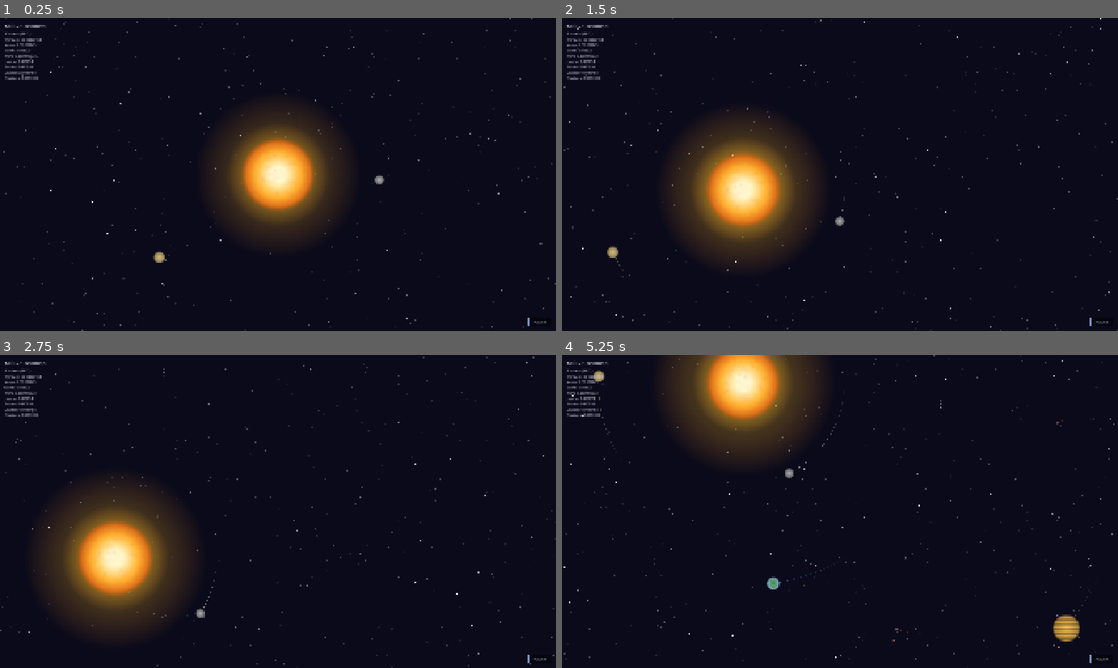
Above: before the commit, frames 1-4 (two rows, left to right).
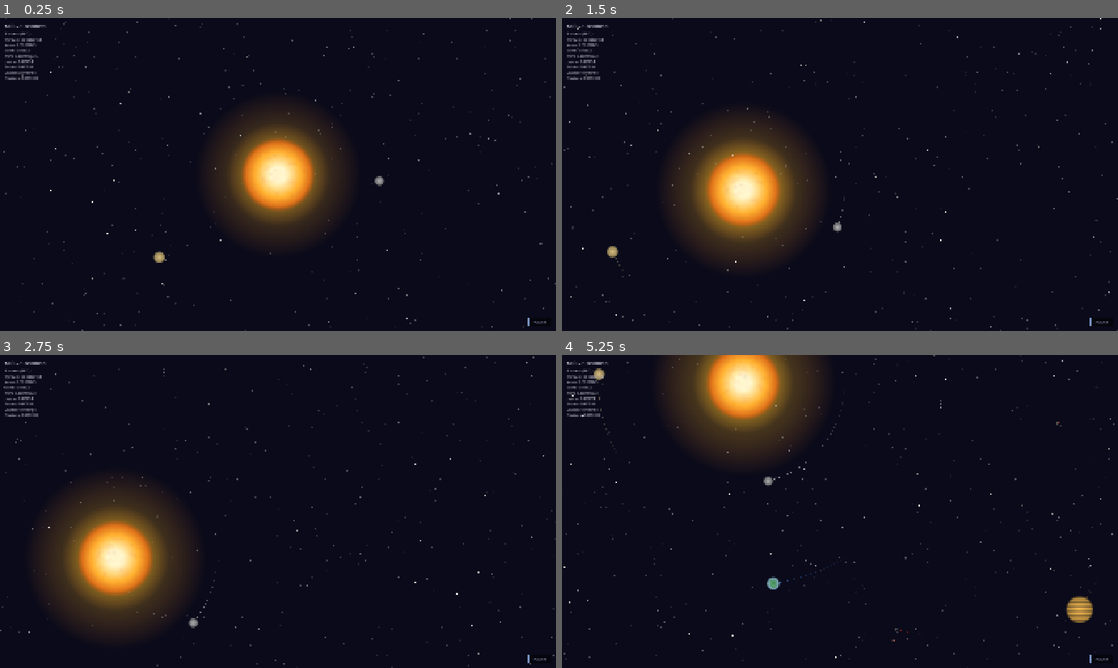
Above: after the commit, the same moments.

Repository: avantgardian/godot-space-idle
Game: Godot game, scene res://scenes/main.tscn
Two runs of this game, one before a commit and one after it. Both use one fixed random seed, a clock stepped at 60 frames per second and the inputs below.
Inputs (mouse positions are in pixels of both pictures, inside the frame that each line leads up to):
- Up to frame 1 (0.25 s): no input
- Up to frame 2 (1.5 s): tap Enter at 0.5 s; move the mouse to (962, 158) at 0.52 s; hold Right (ui_right) 0.53-1.25 s; tap L at 0.6 s; click (962, 158) at 0.67 s; drag from (728, 190) to (812, 237) at 1.27 s
- Up to frame 3 (2.75 s): move the mouse to (333, 442) at 2.02 s; hold Right (ui_right) from 2.03 s (still down); tap L at 2.1 s
- Up to frame 4 (5.25 s): release Right (ui_right) at 2.75 s; drag from (812, 574) to (673, 464) at 2.77 s; move the mouse to (1006, 558) at 3.52 s; hold Left (ui_left) 3.53-4.25 s; tap L at 3.6, 5.1 s; drag from (673, 464) to (756, 433) at 4.27 s; move the mouse to (867, 511) at 5.02 s; hold Down (ui_down) from 5.03 s (still down); click (867, 511) at 5.17 s

The runs differ from the first frame. In frame 1, less than 0.1% of the frame differs, in the area x 67-70%, y 50-54%; in frame 2, less than 0.1%; in frame 3, less than 0.1%; in frame 4, 0.8%, in the area x 5-96%, y 4-92%.

Commit message:
Adjust orbital periods to real proportional speeds (Earth=78s fixed)

Diff:
--- a/scripts/jupiter.gd
+++ b/scripts/jupiter.gd
@@ -2,11 +2,11 @@
 
 func _ready():
 	orbit_radius = 1400.0
-	orbit_period = 221.0
+	orbit_period = 355.0
 	start_angle = 0.5
 	mass = 9.54e-4
 	collision_radius = 50.0
-	_trail_max = 6630  # full orbit: 221s × 30 pts/s
+	_trail_max = 10650 # full orbit: 355s × 30 pts/s
 	_generate_texture()
 	_reset()
 
--- a/scripts/mars.gd
+++ b/scripts/mars.gd
@@ -2,11 +2,11 @@
 
 func _ready():
 	orbit_radius = 950.0
-	orbit_period = 123.0
+	orbit_period = 131.0
 	start_angle = 4.0
 	mass = 3.21e-7
 	collision_radius = 13.0
-	_trail_max = 3690  # full orbit: 123s × 30 pts/s
+	_trail_max = 3930  # full orbit: 131s × 30 pts/s
 	_generate_texture()
 	_reset()
 
--- a/scripts/mercury.gd
+++ b/scripts/mercury.gd
@@ -2,11 +2,11 @@
 
 func _ready():
 	orbit_radius = 350.0
-	orbit_period = 30.0
+	orbit_period = 25.0
 	start_angle = 0.0
 	mass = 1.65e-7
 	collision_radius = 18.0
-	_trail_max = 900   # full orbit: 30s × 30 pts/s
+	_trail_max = 750   # full orbit: 25s × 30 pts/s
 	_generate_texture()
 	_reset()
 
--- a/scripts/neptune.gd
+++ b/scripts/neptune.gd
@@ -2,11 +2,11 @@
 
 func _ready():
 	orbit_radius = 2600.0
-	orbit_period = 468.0
+	orbit_period = 1599.0
 	start_angle = 4.5
 	mass = 5.14e-5
 	collision_radius = 27.0
-	_trail_max = 14040 # full orbit: 468s × 30 pts/s
+	_trail_max = 47970 # full orbit: 1599s × 30 pts/s
 	_generate_texture()
 	_reset()
 
--- a/scripts/saturn.gd
+++ b/scripts/saturn.gd
@@ -3,11 +3,11 @@
 
 func _ready():
 	orbit_radius = 1800.0
-	orbit_period = 269.0
+	orbit_period = 616.0
 	start_angle = 3.0
 	mass = 2.86e-4
 	collision_radius = 44.0
-	_trail_max = 8070  # full orbit: 269s × 30 pts/s
+	_trail_max = 18480 # full orbit: 616s × 30 pts/s
 	_generate_texture()
 	_generate_ring()
 	_reset()
--- a/scripts/uranus.gd
+++ b/scripts/uranus.gd
@@ -2,11 +2,11 @@
 
 func _ready():
 	orbit_radius = 2200.0
-	orbit_period = 364.0
+	orbit_period = 1074.0
 	start_angle = 1.5
 	mass = 4.35e-5
 	collision_radius = 28.0
-	_trail_max = 10920 # full orbit: 364s × 30 pts/s
+	_trail_max = 32220 # full orbit: 1074s × 30 pts/s
 	_generate_texture()
 	_reset()
 
--- a/scripts/venus.gd
+++ b/scripts/venus.gd
@@ -2,11 +2,11 @@
 
 func _ready():
 	orbit_radius = 500.0
-	orbit_period = 48.0
+	orbit_period = 47.0
 	start_angle = 2.5
 	mass = 2.45e-6
 	collision_radius = 22.0
-	_trail_max = 1440  # full orbit: 48s × 30 pts/s
+	_trail_max = 1410  # full orbit: 47s × 30 pts/s
 	_generate_texture()
 	_reset()
 
Not shown, changed: AGENTS.md
